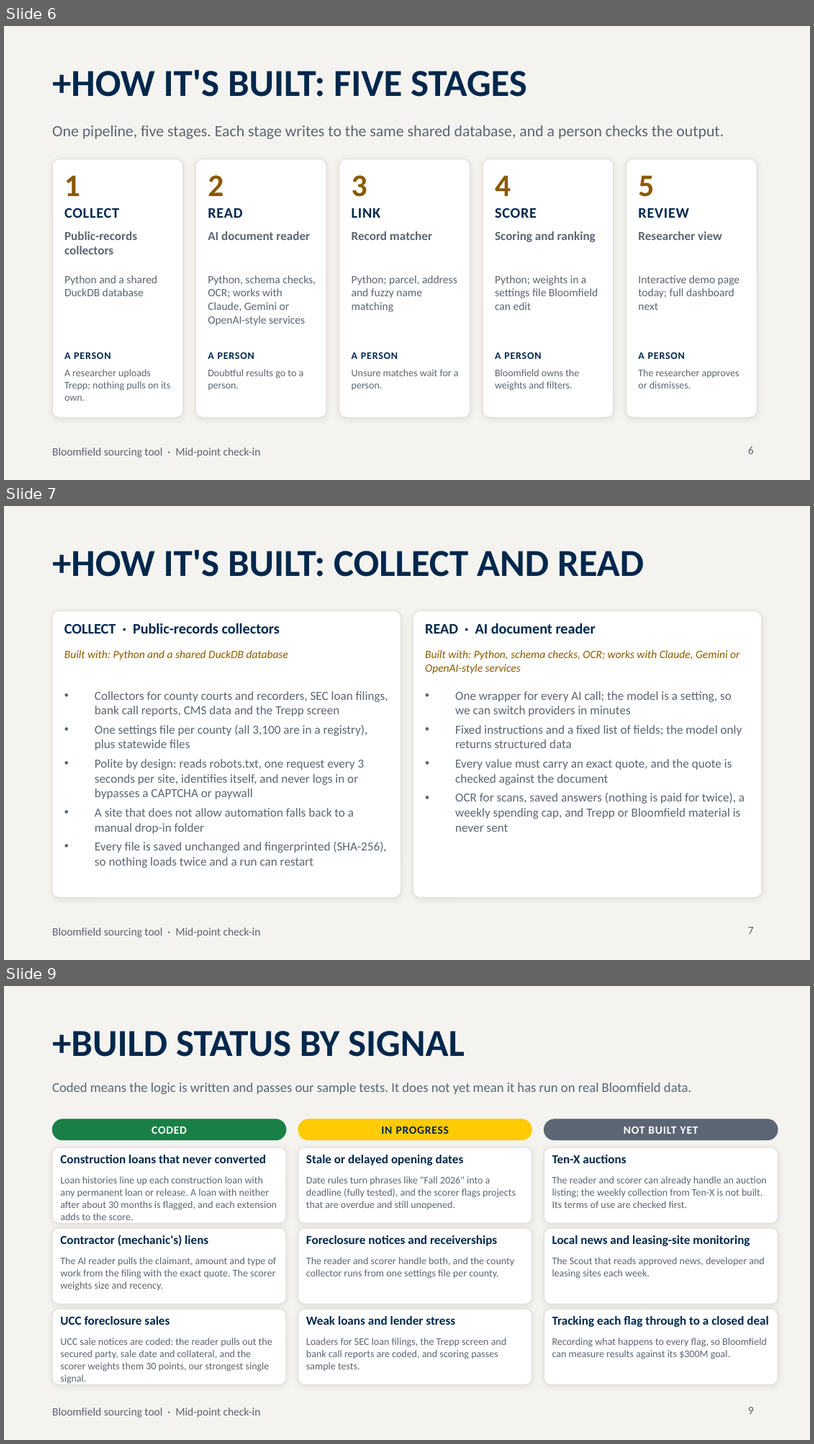
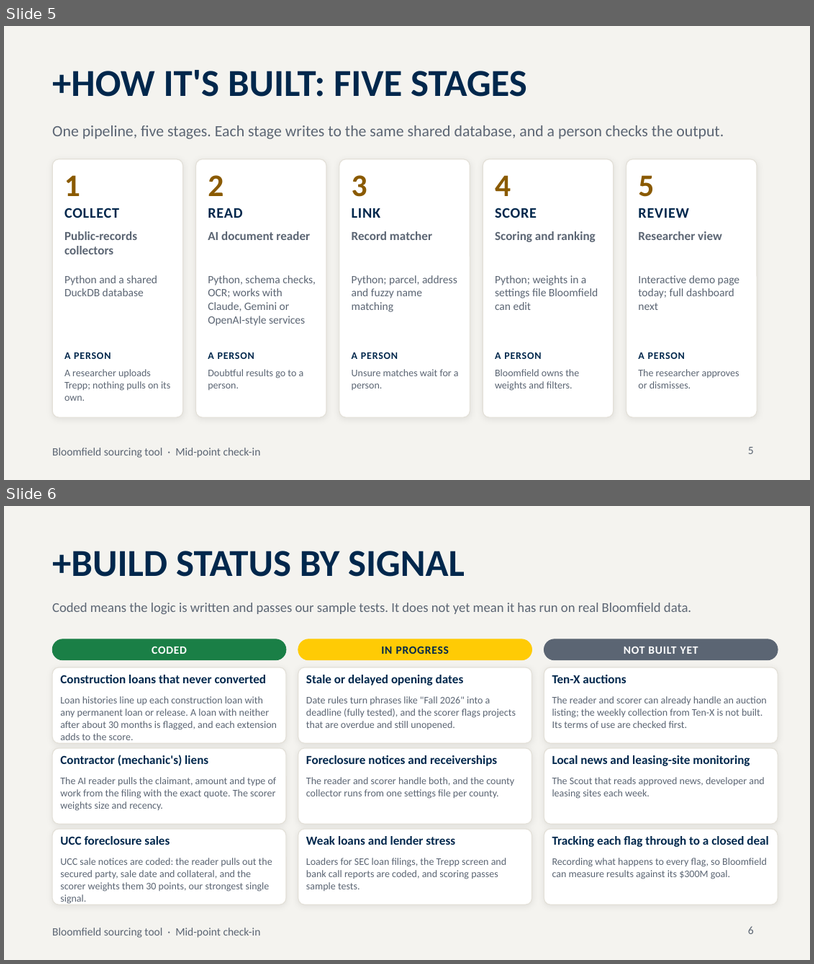
Before and after one commit to Ross-Business-Tech/Bloomfield-Project-2, a slide deck: pipeline/demo/deck/Bloomfield_Midpoint_Deck.pptx. Shown one above the other, each under a label of ours: slides 6, 7 and 9 before the commit, slides 5 and 6 after it; the slides between them are not shown. The pictures are 814x1444 and 814x964 pixels, drawn with LibreOffice and Linux fonts; fonts in the diff are those of the drawing. Boxes give left, top, right and bottom in pixels: in the first picture for what was removed or moved away, otherwise in the second. Text is boxed around its words. In the diff, an @@ line names an element or a change of style, - is before the commit and + after.

```diff
--- a/pipeline/demo/deck/Bloomfield_Midpoint_Deck.pptx
+++ b/pipeline/demo/deck/Bloomfield_Midpoint_Deck.pptx
@@ slide 7 removed at box(4, 506, 810, 960), background #F4F3EF; not listed: 1 template element that a slide beside it also shows @@
@@ title removed at box(52, 550, 644, 577) @@
-+HOW IT'S BUILT: COLLECT AND READ
@@ rounded rectangle removed at box(52, 611, 401, 897) @@
@@ rounded rectangle removed at box(414, 611, 763, 897) @@
@@ text removed at box(64, 623, 280, 633) @@
-COLLECT · Public-records collectors
@@ text removed at box(425, 623, 596, 633) @@
-READ · AI document reader
@@ text removed at box(64, 650, 288, 660) @@
-Built with: Python and a shared DuckDB database
@@ text removed at box(425, 650, 740, 674) @@
-Built with: Python, schema checks, OCR; works with Claude, Gemini or OpenAI-style services
@@ text removed at box(95, 691, 388, 867) @@
-• Collectors for county courts and recorders, SEC loan filings, bank call reports, CMS data and the Trepp screen
-• One settings file per county (all 3,100 are in a registry), plus statewide files
-• Polite by design: reads robots.txt, one request every 3 seconds per site, identifies itself, and never logs in or bypasses a CAPTCHA or paywall
-• A site that does not allow automation falls back to a manual drop-in folder
-• Every file is saved unchanged and fingerprinted (SHA-256), so nothing loads twice and a run can restart
@@ text removed at box(455, 691, 745, 831) @@
-• One wrapper for every AI call; the model is a setting, so we can switch providers in minutes
-• Fixed instructions and a fixed list of fields; the model only returns structured data
-• Every value must carry an exact quote, and the quote is checked against the document
-• OCR for scans, saved answers (nothing is paid for twice), a weekly spending cap, and Trepp or Bloomfield material is never sent
@@ page number removed at box(748, 926, 754, 934) @@
-7
@@ what was slide 6 is now slide 5 @@
@@ page number at box(748, 446, 754, 454): text changed @@
-6
+5
@@ what was slide 9 is now slide 6 @@
@@ page number at box(748, 926, 754, 934): text changed @@
-9
+6
```
Also in this commit, not shown: 2 other slides removed, 2 other files.
